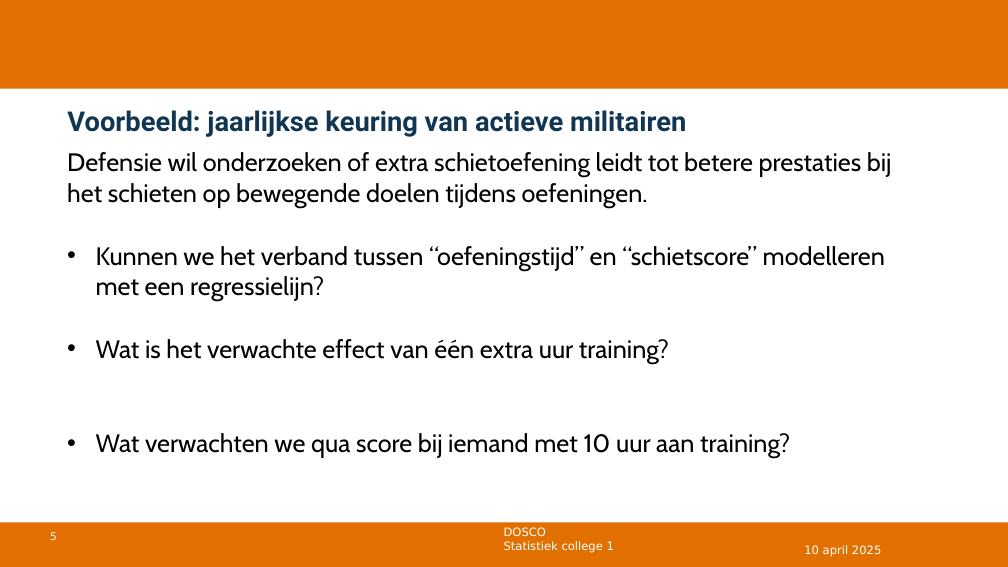
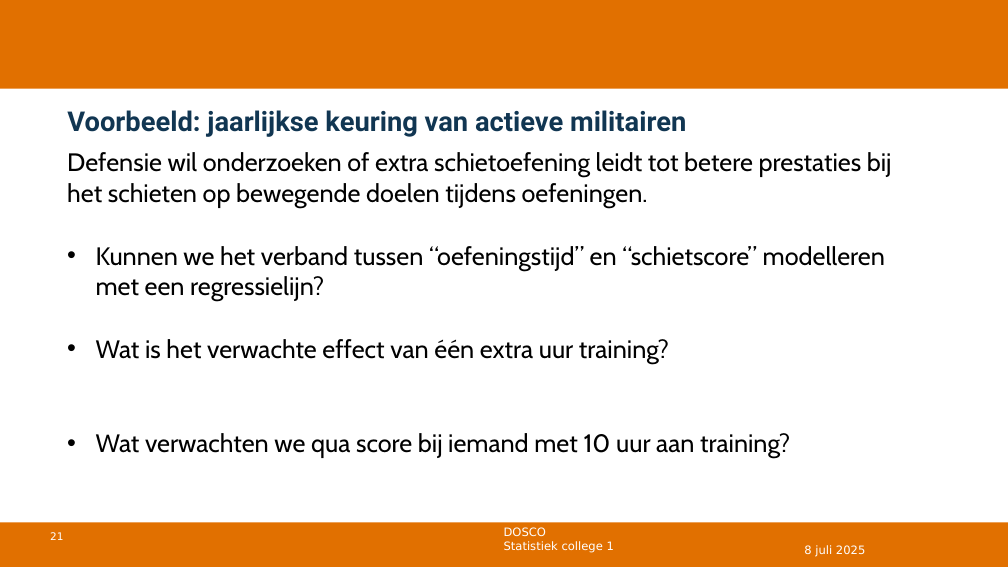
Before and after one commit to DBlom96/Statistiek, a slide deck: slide 21 of Danny/Onderwijs/Statistiek/2024-2025/Slides/Nieuwe slides/Statistiek 2024-2025 -- college 12 -- correlatie en regressie.pptx (slide 5 before the commit). Drawn at 1008x567 pixels with LibreOffice and Linux fonts; fonts in the diff are those of the drawing; background and template pictures are left out. Boxes give left, top, right and bottom in pixels: in the first picture for what was removed or moved away, otherwise in the second. Text is boxed around its words. In the diff, an @@ line names an element or a change of style, - is before the commit and + after.

```diff
--- a/Danny/Onderwijs/Statistiek/2024-2025/Slides/Nieuwe slides/Statistiek 2024-2025 -- college 12 -- correlatie en regressie.pptx
+++ b/Danny/Onderwijs/Statistiek/2024-2025/Slides/Nieuwe slides/Statistiek 2024-2025 -- college 12 -- correlatie en regressie.pptx
@@ page number at box(50, 532, 63, 540): text changed @@
-5
+21
@@ text at box(804, 545, 865, 557): text changed @@
-10 april 2025
+8 juli 2025
```
Also in this commit, not shown: 8 other slides changed, 12 slides added, 21 slides removed.
